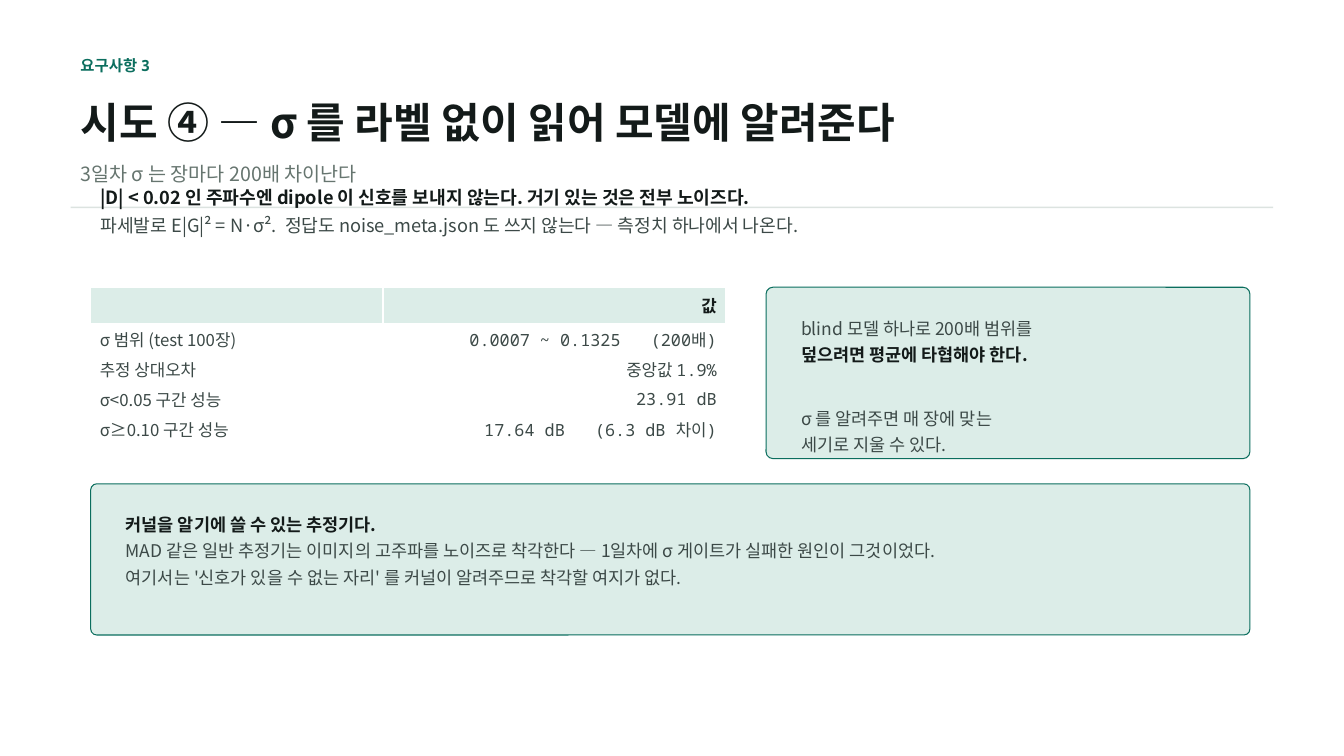
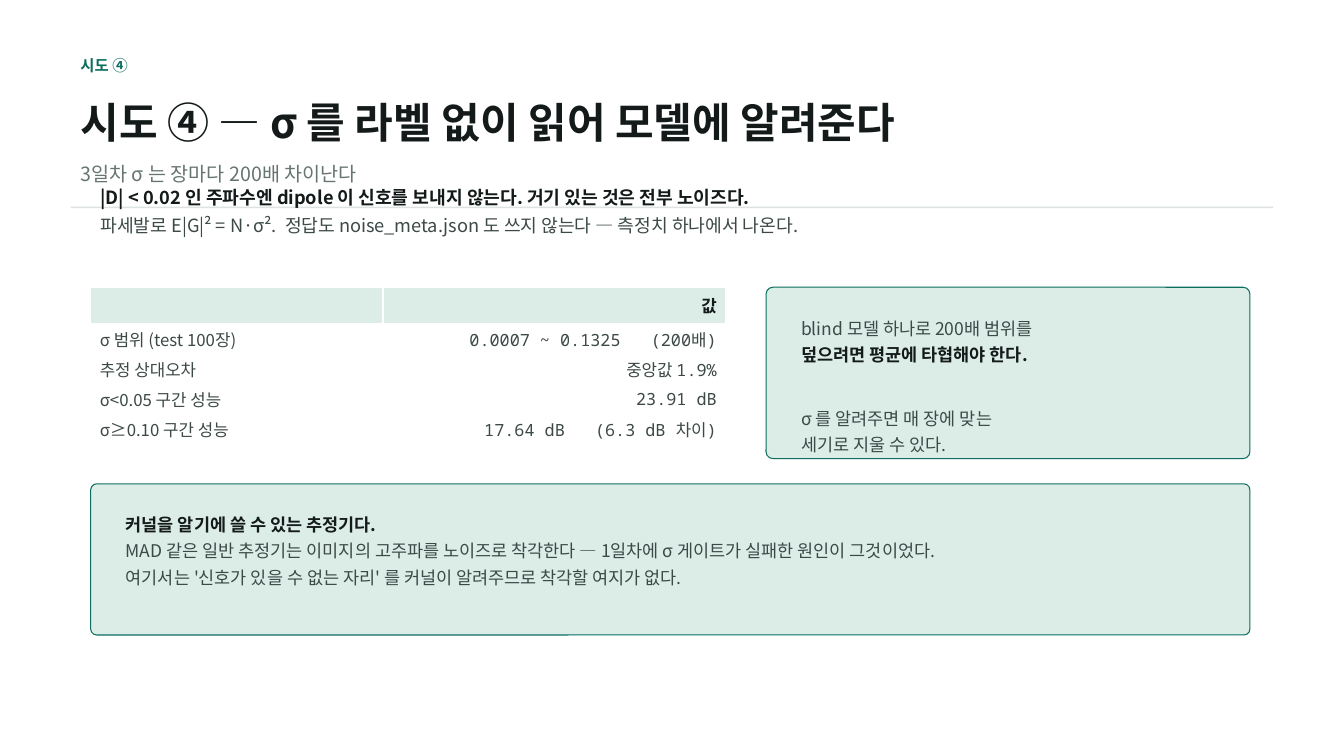
Before and after one commit to kithhooni-commits/ds-practice, a slide deck: slide 11 of 실습5/실습5_day3_발표.pptx. Drawn at 1344x756 pixels with LibreOffice and Linux fonts; fonts in the diff are those of the drawing. Boxes give left, top, right and bottom in pixels: in the first picture for what was removed or moved away, otherwise in the second. Text is boxed around its words. In the diff, an @@ line names an element or a change of style, - is before the commit and + after.

```diff
--- a/실습5/실습5_day3_발표.pptx
+++ b/실습5/실습5_day3_발표.pptx
@@ text at [80,58,127,73]: text changed @@
-요구사항 3
+시도 ④
```
Also in this commit, not shown: 12 other slides changed, 1 other file.
